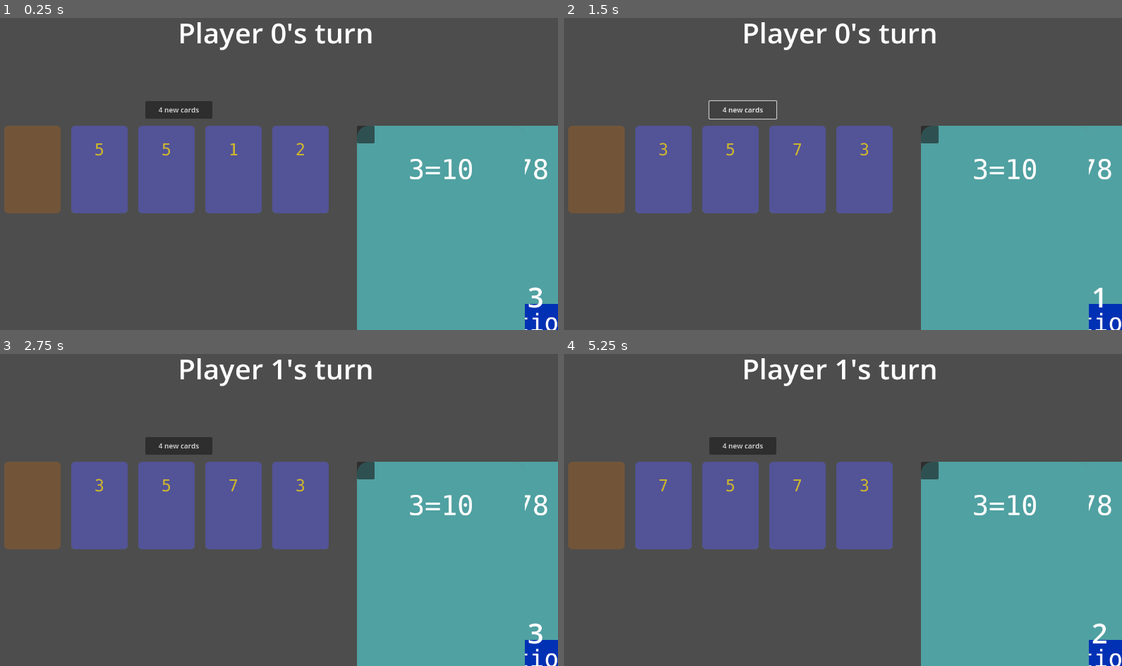
Above: before the commit, frames 1-4 (two rows, left to right).
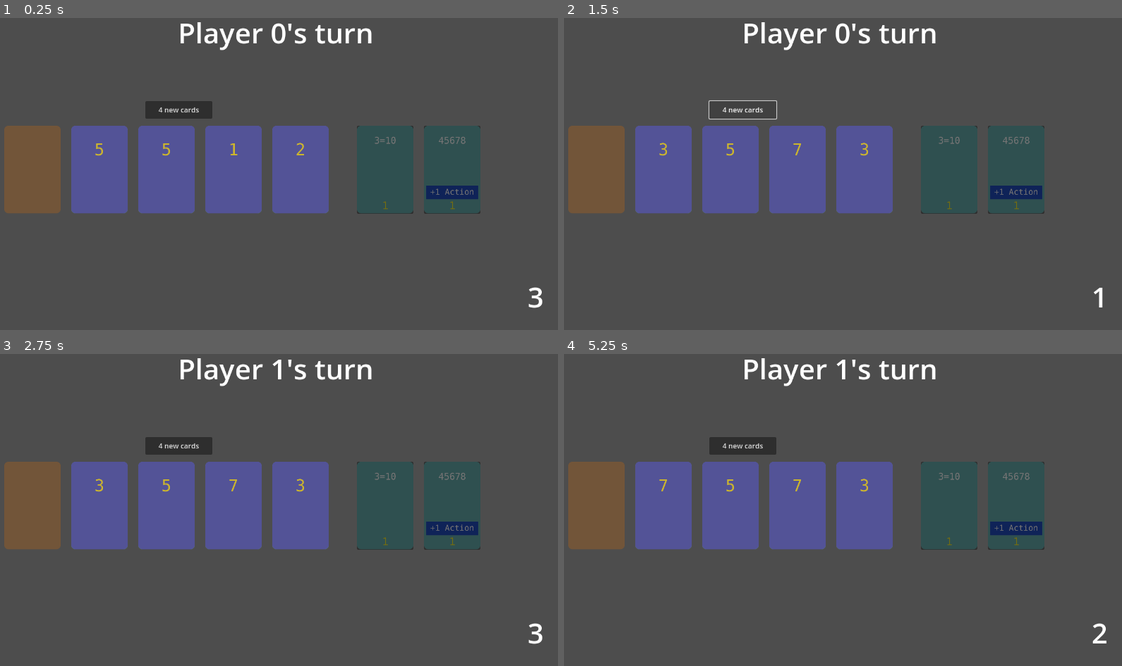
Above: after the commit, the same moments.

Repository: vbackeberg/game1
Game: Godot game, scene res://src/main.tscn
Two runs of this game, one before a commit and one after it. Both use one fixed random seed, a clock stepped at 60 frames per second and the inputs below.
Inputs (mouse positions are in pixels of both pictures, inside the frame that each line leads up to):
- Up to frame 1 (0.25 s): no input
- Up to frame 2 (1.5 s): click "4 new cards" at 0.5 s; click "4 new cards" at 1.25 s
- Up to frame 3 (2.75 s): click (33, 506) at 2 s
- Up to frame 4 (5.25 s): click (988, 463) at 2.77 s; click (1071, 591) at 3.52 s; click (921, 463) at 4.27 s; click (664, 506) at 5 s

The runs differ from the first frame. In frame 1, 23% of the frame differs, in the area x 63-100%, y 34-100%; in frame 2, 23%; in frame 3, 23%; in frame 4, 23%.

Commit message:
card character: layout for overlay

Diff:
--- a/src/card_character.tscn
+++ b/src/card_character.tscn
@@ -3,14 +3,32 @@
 [ext_resource type="Script" uid="uid://d0t6ik6al47h0" path="res://src/card_character.gd" id="1_towqi"]
 
 [node name="CardCharacter" type="TextureButton"]
+offset_right = 128.0
+offset_bottom = 200.0
+ignore_texture_size = true
+stretch_mode = 4
 script = ExtResource("1_towqi")
 
 [node name="ActivatedOverlay" type="Panel" parent="."]
-layout_mode = 0
-offset_right = 40.0
-offset_bottom = 40.0
+layout_mode = 1
+anchors_preset = 15
+anchor_right = 1.0
+anchor_bottom = 1.0
+grow_horizontal = 2
+grow_vertical = 2
 
 [node name="ActivatedLabel" type="Label" parent="ActivatedOverlay"]
-layout_mode = 0
-offset_right = 40.0
-offset_bottom = 23.0
+layout_mode = 1
+anchors_preset = 8
+anchor_left = 0.5
+anchor_top = 0.5
+anchor_right = 0.5
+anchor_bottom = 0.5
+offset_left = -22.5
+offset_top = -11.5
+offset_right = 22.5
+offset_bottom = 11.5
+grow_horizontal = 2
+grow_vertical = 2
+horizontal_alignment = 1
+autowrap_mode = 3
